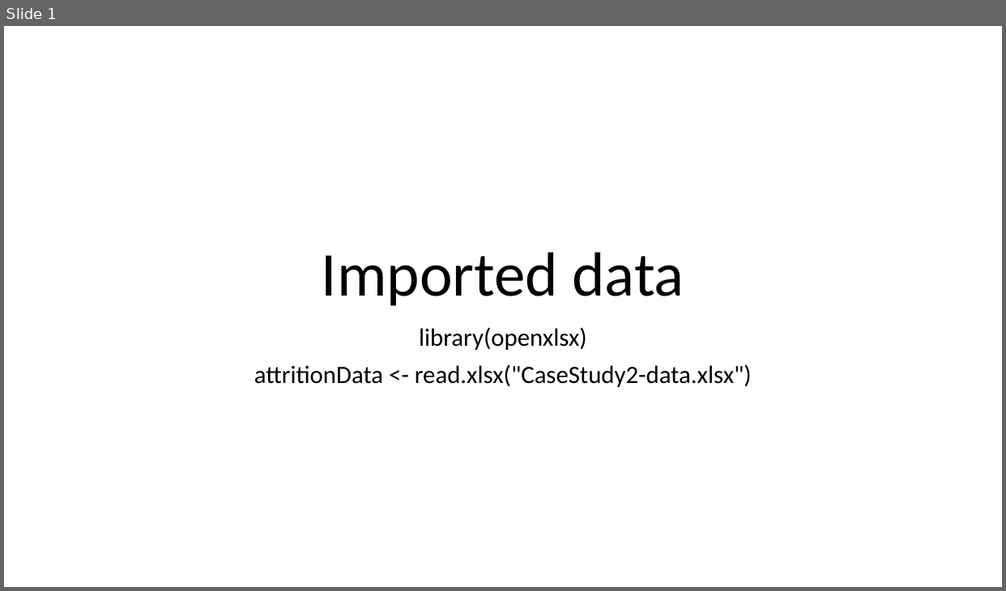
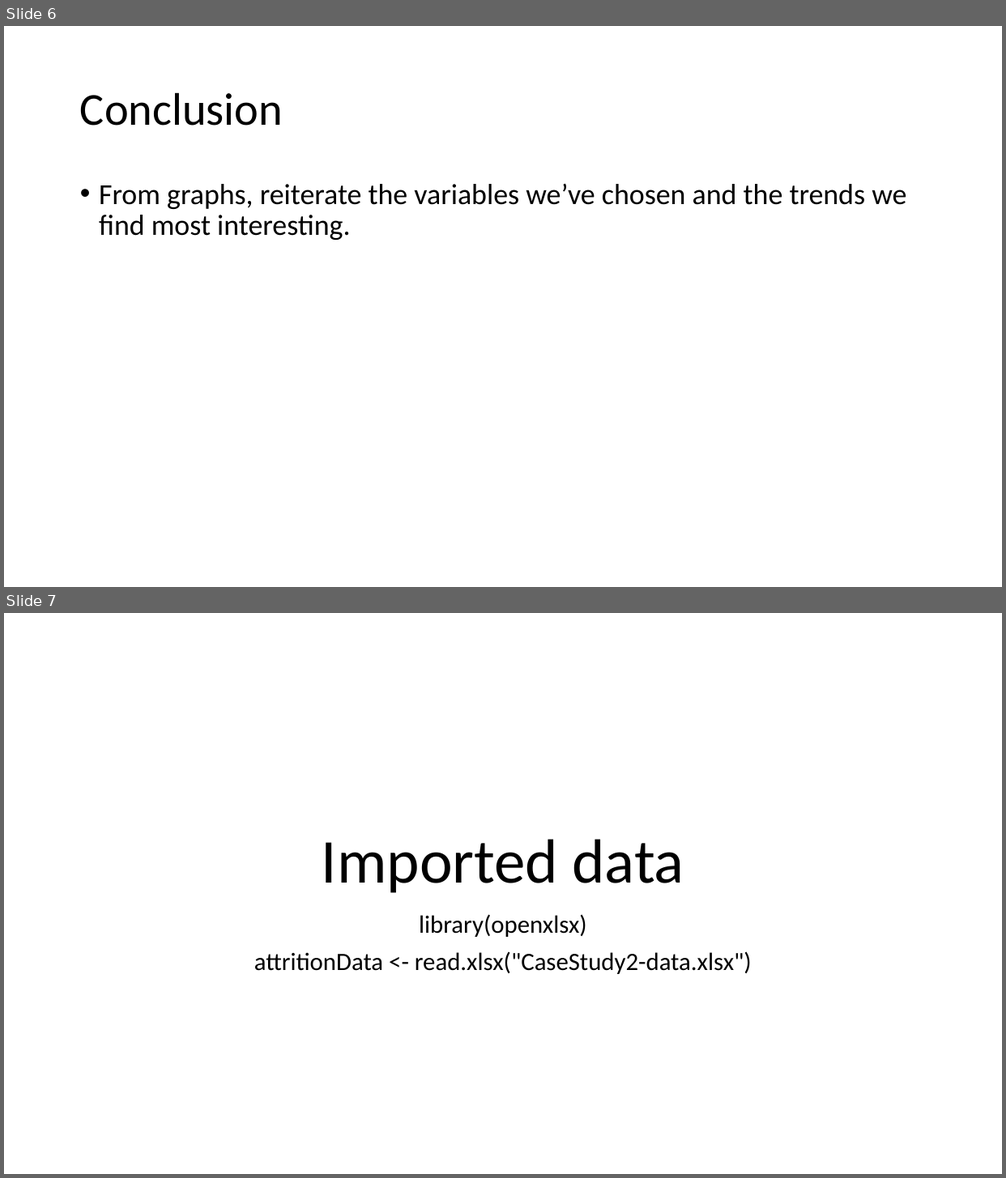
Before and after one commit to vazquezs123/DATA_SCIENCE_CS02, a slide deck: case_study_02_presentation.pptx. Shown one above the other, each under a label of ours: slide 1 before the commit, slides 6 and 7 after it. The pictures are 1006x591 and 1006x1178 pixels, drawn with LibreOffice and Linux fonts; fonts in the diff are those of the drawing. Boxes give left, top, right and bottom in pixels: in the first picture for what was removed or moved away, otherwise in the second. Text is boxed around its words. In the diff, an @@ line names an element or a change of style, - is before the commit and + after.

```diff
--- a/case_study_02_presentation.pptx
+++ b/case_study_02_presentation.pptx
@@ slide 6 added at (4, 26, 1002, 587), background #FFFFFF @@
@@ title added at (80, 92, 283, 126), 44 pt, text #000000 @@
+Conclusion
@@ text added at (99, 183, 906, 240), 28 pt, text #000000 @@
+• From graphs, reiterate the variables we’ve chosen and the trends we find most interesting.
@@ what was slide 1 is now slide 7 @@
```
Also in this commit, not shown: 11 other slides added, 1 slide removed, 3 other files.
